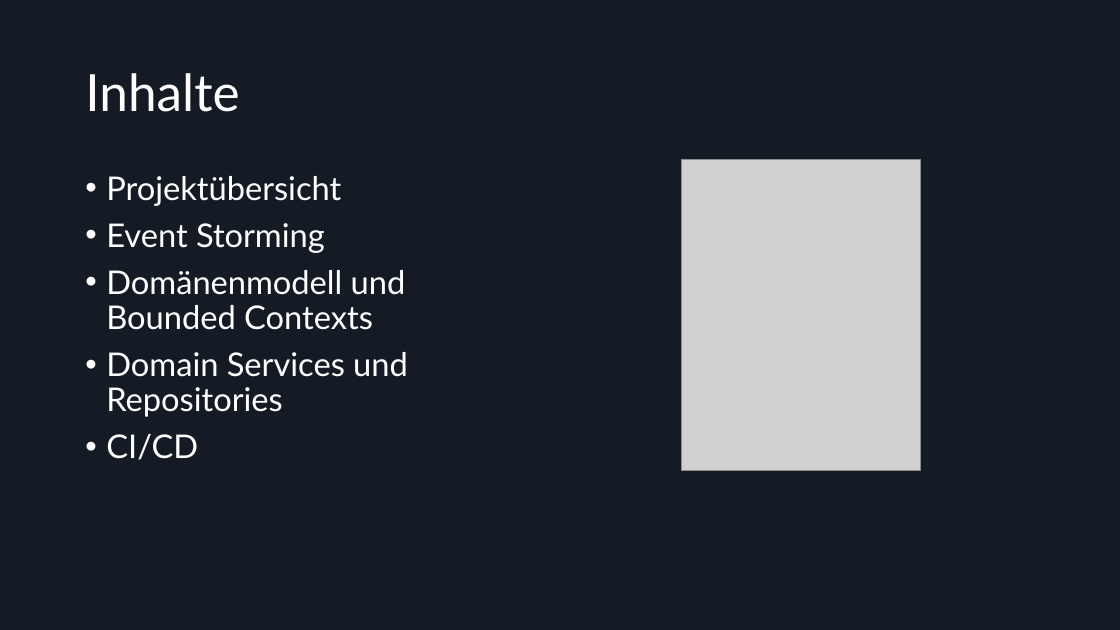
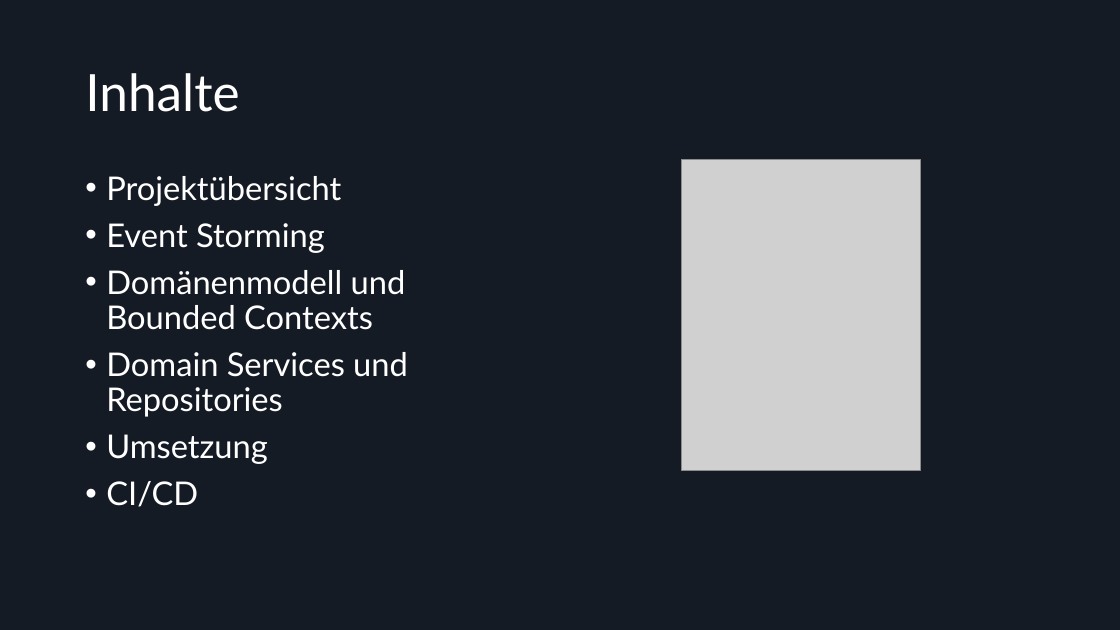
Before and after one commit to Dolokan/MSE_Roguelike, a slide deck: slide 2 of Moderne Softwareentwicklung Zwischenpräsentation.pptx. Drawn at 1120x630 pixels with LibreOffice and Linux fonts; fonts in the diff are those of the drawing; grey boxes stand for pictures. Boxes give left, top, right and bottom in pixels: in the first picture for what was removed or moved away, otherwise in the second. Text is boxed around its words. In the diff, an @@ line names an element or a change of style, - is before the commit and + after.

```diff
--- a/Moderne Softwareentwicklung Zwischenpräsentation.pptx
+++ b/Moderne Softwareentwicklung Zwischenpräsentation.pptx
@@ text at (x1=106, y1=434, x2=267, y2=464): paragraph added @@
+• Umsetzung
```
Also in this commit, not shown: 1 other slide changed.
